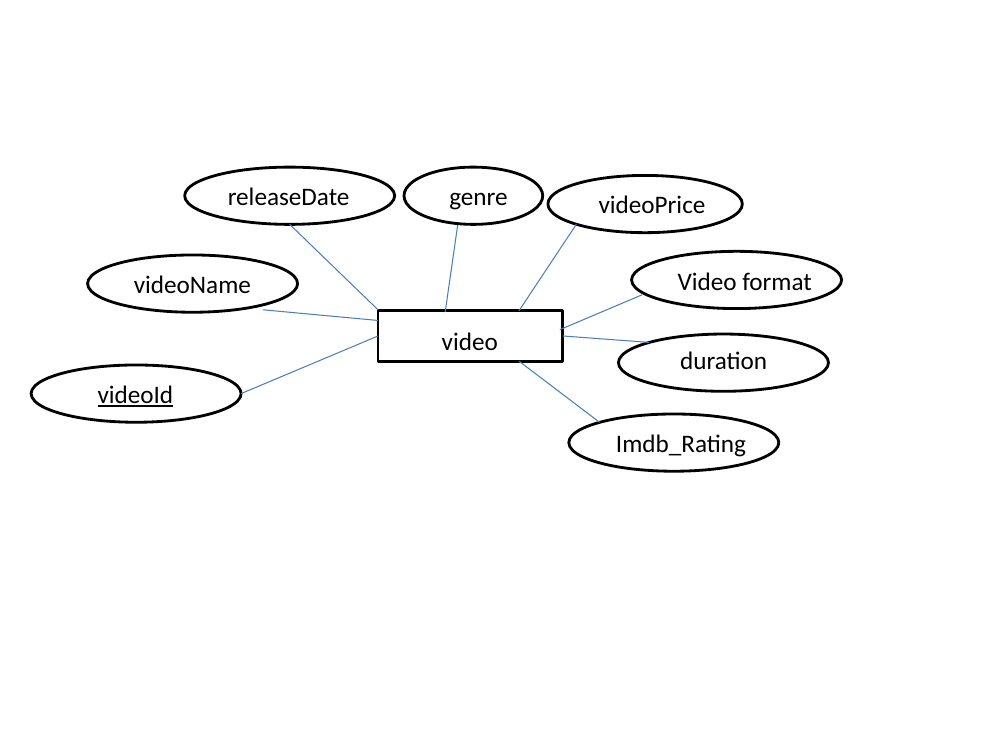
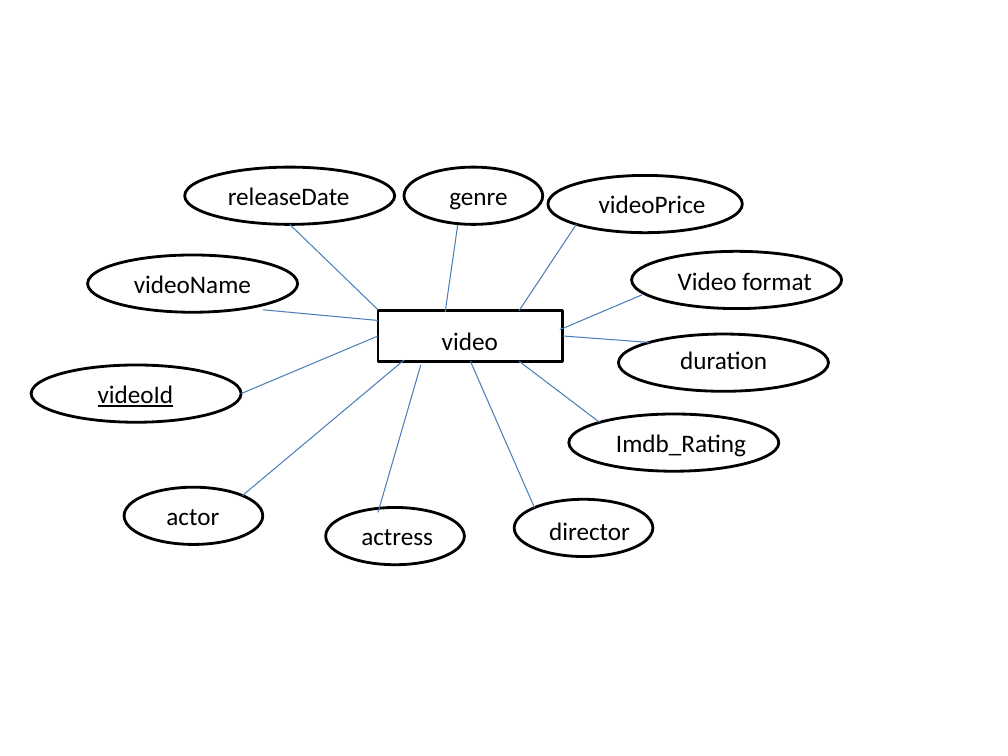
Before and after one commit to brillio-induction-2015-group-1/Project, a slide deck: slide 2 of Documentation/erdiagram.pptx. Drawn at 1008x756 pixels with LibreOffice and Linux fonts; fonts in the diff are those of the drawing. Boxes give left, top, right and bottom in pixels: in the first picture for what was removed or moved away, otherwise in the second. Text is boxed around its words. In the diff, an @@ line names an element or a change of style, - is before the commit and + after.

```diff
--- a/Documentation/erdiagram.pptx
+++ b/Documentation/erdiagram.pptx
@@ line added from (243, 496) to (404, 360), #4B7EBC 0.75 pt @@
@@ line added from (378, 512) to (420, 365), #4B7EBC 0.75 pt @@
@@ line added from (534, 508) to (471, 361), #4B7EBC 0.75 pt @@
@@ ellipse added at box(124, 487, 263, 544), outline #000000 2 pt @@
@@ text added at box(166, 509, 219, 525), 18 pt, text #000000 @@
+actor
@@ ellipse added at box(326, 507, 465, 564), outline #000000 2 pt @@
@@ ellipse added at box(514, 499, 653, 556), outline #000000 2 pt @@
@@ text added at box(361, 529, 433, 546), 18 pt, text #000000 @@
+actress
@@ text added at box(549, 522, 630, 540), 18 pt, text #000000 @@
+director
```
Also in this commit, not shown: 3 other slides changed, 2 other files.
